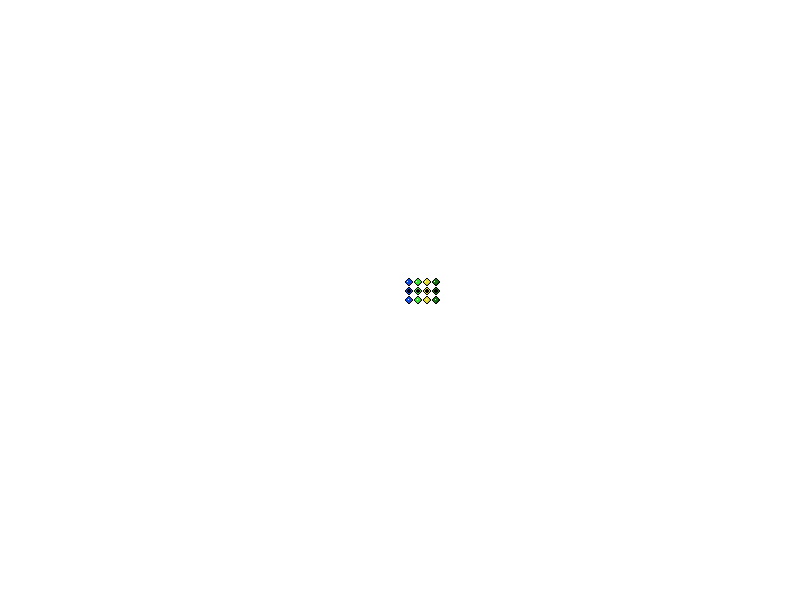
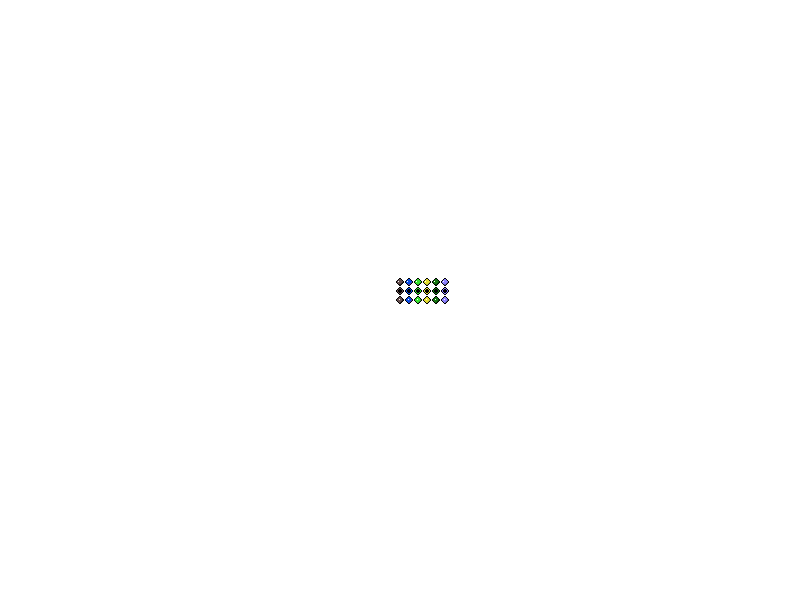
Comparing the layer stacks of the two (800, 600) images. Changes:
added layer "Violet_v" above "Violet_dead" over bbox(441, 296, 449, 304)
added layer "Violet_dead" above "Violet_h" over bbox(441, 287, 449, 295)
added layer "Violet_h" above "Green_v" over bbox(441, 278, 449, 286)
added layer "Test_h" above "Test_dead" over bbox(396, 278, 404, 294)
added layer "Test_dead" above "Test_v" over bbox(396, 287, 404, 295)
added layer "Test_v" above "Background" over bbox(396, 281, 404, 304)
